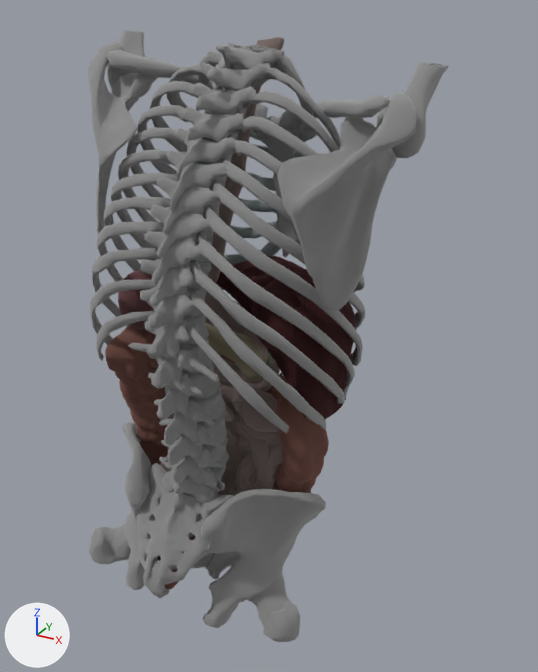
Renders of the glTF model body.glb from each side of a commit.
Before and after are seen from a 50 mm camera at (33.0, -52.0, 27.7) aimed at (3.9, 0.8, 1.4). The axes (+X, +Y, +Z) are drawn at lower left. The lights are the same throughout. Where no turn or scale is listed for an object, it has been applied to the vertices. Vertices at the same position are counted once.

The first picture shows 'Botjes', 'Botjes70', 'Botjes71', 'Dikke_darms', 'Dunne_darms', 'Lever', 'Milt', 'Pancreas'.
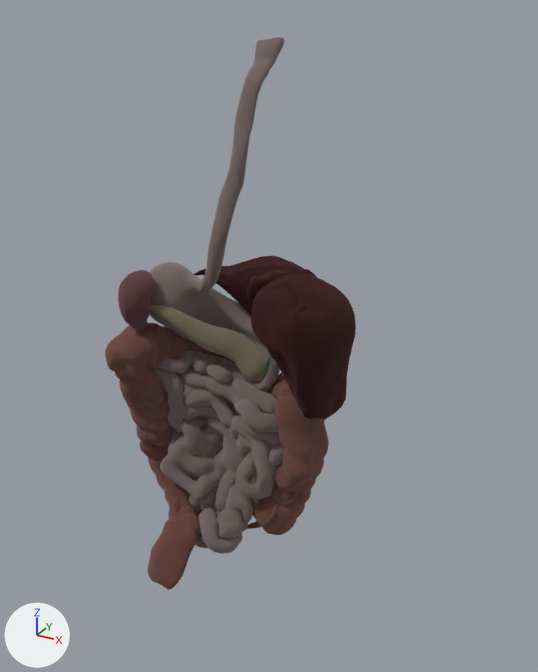
What the commit changed:
me_dikke_darms is used by ob_dikke_darms; location (-1.0, -0.2, -8.8).
me_dikke_darms had 7370 vertices, 14975 faces and spanned x -8.9..11.0, y -10.2..6.8, z -13.5..9.8.
me_dikke_darms now has 28223 vertices, 56808 faces and spans x -8.9..12.9, y -10.2..8.5, z -13.5..34.5.
me_dikke_darms part 1: 20853 vertices added at x -8.2..12.9, y -5.7..8.5, z -11.9..34.5.
me_dikke_darms now uses material mat_dunne_darms.
me_dikke_darms now uses material mat_galblaas.
me_dikke_darms now uses material mat_lever.
me_dikke_darms now uses material mat_milt.
me_dikke_darms now uses material mat_pancreas.
Object 'Botjes' (ob_botjes) is deleted.
Object 'Botjes70' (ob_botjes70) is deleted.
Object 'Botjes71' (ob_botjes71) is deleted.
Object 'Dunne_darms' (ob_dunne_darms) is deleted.
Object 'Lever' (ob_lever) is deleted.
Object 'Milt' (ob_milt) is deleted.
Object 'Pancreas' (ob_pancreas) is deleted.

Where the change shows, as pixel boxes (x1, y1, x2, y2) in the pictures (538 x 672 px):
'Botjes71', deleted: before (88, 30, 449, 642)
'Dunne_darms', deleted: before (151, 37, 284, 554)
'Lever', deleted: before (216, 255, 356, 419)
'Botjes70', deleted: before (205, 129, 353, 569)
'Pancreas', deleted: before (151, 307, 267, 382)
'Milt', deleted: before (118, 270, 152, 329)
'Botjes', deleted: before (182, 137, 225, 493)
part 1 of me_dikke_darms, added: after (118, 37, 356, 554)
